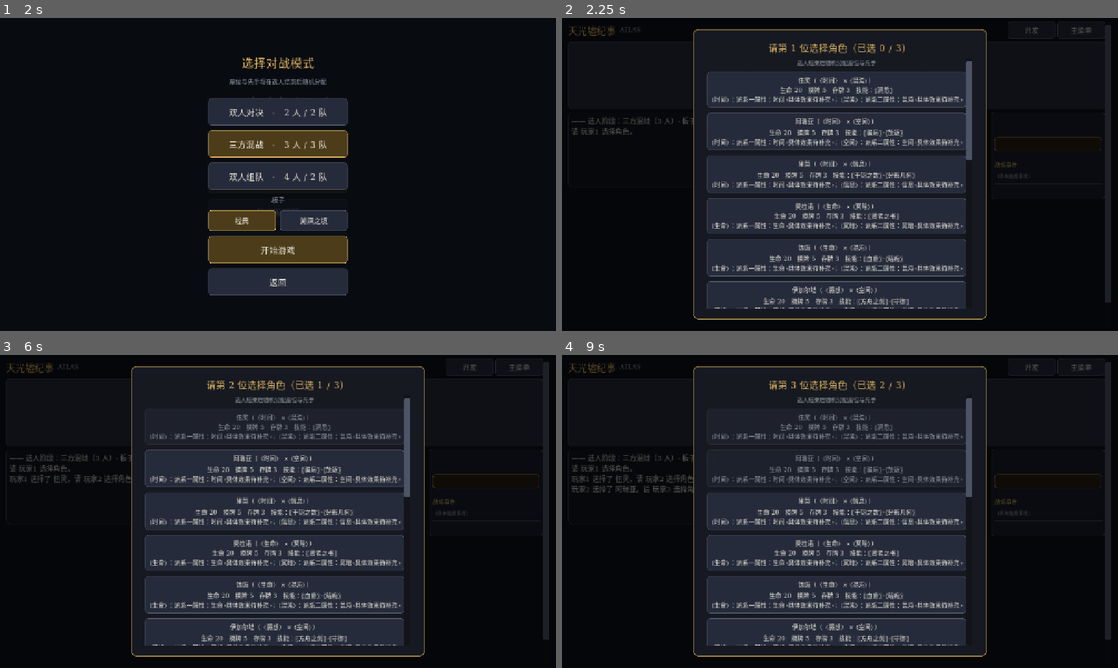
Above: before the commit, frames 1-4 (two rows, left to right).
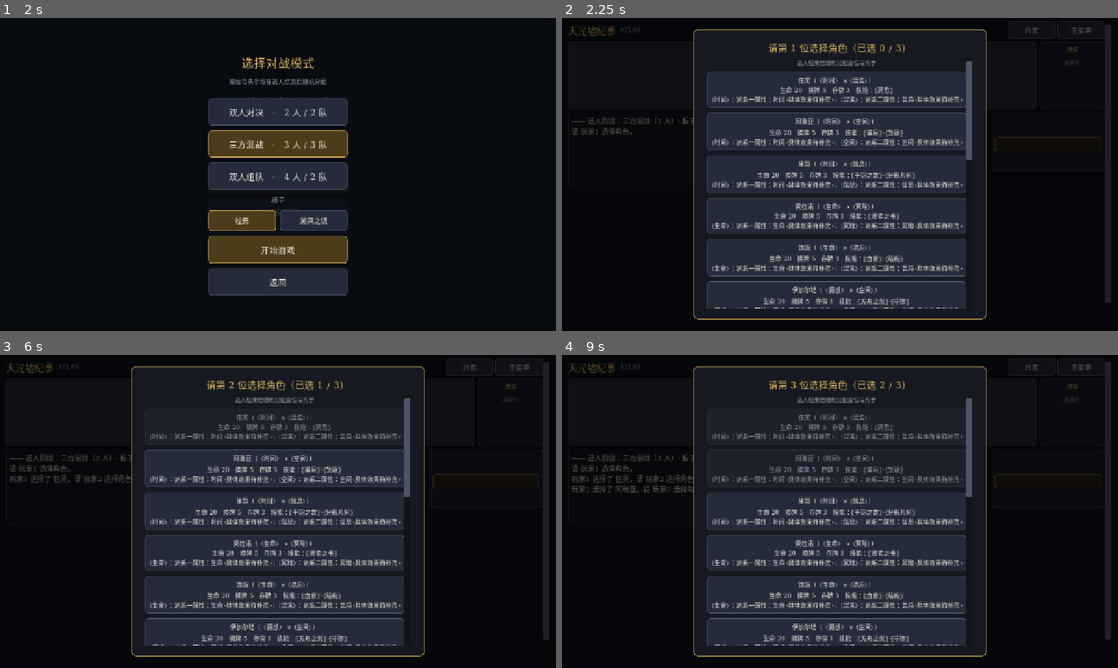
Above: after the commit, the same moments.

Repository: horror003/Atlas-AnOddCardGame
Game: Godot game, scene res://scenes/launcher.tscn
The game is run twice, just before and just after one commit, with the same random seed, the same clock (stepped at 60 frames per second) and the same inputs.
Inputs (mouse positions are in pixels of both pictures, inside the frame that each line leads up to):
- Up to frame 1 (2 s): click "开始对战" at 0.5 s; click "开始对战" at 1.25 s
- Up to frame 2 (2.25 s): click "开始游戏" at 2 s
- Up to frame 3 (6 s): click "开发" at 2.75 s; click "主菜单" at 3.5 s; click (94, 411) at 4.27 s; click (83, 411) at 5.02 s; click (272, 411) at 5.77 s
- Up to frame 4 (9 s): click (801, 411) at 6.52 s; click (1017, 411) at 7.27 s; click (962, 411) at 8.02 s; click "阿瑞亚（〈时间〉 × 〈空间〉） 生命 20 摸牌 5 存…" at 8.75 s

Frame 1 is identical in both runs. In frame 2, 0.1% of the frame differs, in the area x 77-98%, y 7-58%; in frame 3, 0.1%; in frame 4, 0.1%.

Commit message:
feat：战场事件栏移至玩家面板行右侧，面板横向压缩

Diff:
--- a/scripts/main.gd
+++ b/scripts/main.gd
@@ -276,11 +276,39 @@
 	menu_btn.pressed.connect(func(): get_tree().change_scene_to_file("res://scenes/launcher.tscn"))
 	top.add_child(menu_btn)
 
-	# 玩家面板（2 人 1×2 / 3 人 1×3 / 4 人 2×2），兼作目标选择按钮与拖放目标
+	# 玩家面板行：左为面板网格（2 人 1×2 / 3 人 1×3 / 4 人 2×2），右为战场状态栏
+	var players_row := HBoxContainer.new()
+	players_row.add_theme_constant_override("separation", 8)
+	root.add_child(players_row)
 	players_bar = GridContainer.new()
 	players_bar.add_theme_constant_override("h_separation", 10)
 	players_bar.add_theme_constant_override("v_separation", 6)
-	root.add_child(players_bar)
+	players_bar.size_flags_horizontal = Control.SIZE_EXPAND_FILL
+	players_row.add_child(players_bar)
+	# 战场状态栏：最近触发的特殊事件等战场信息，点击查看事件全文
+	var field_panel := PanelContainer.new()
+	field_panel.add_theme_stylebox_override("panel", UITheme.flat(UITheme.BG_PANEL, UITheme.BORDER, 8, 1))
+	field_panel.custom_minimum_size = Vector2(120 if UITheme.is_mobile() else 150, 0)
+	players_row.add_child(field_panel)
+	var field_vbox := VBoxContainer.new()
+	field_vbox.add_theme_constant_override("separation", 4)
+	field_panel.add_child(field_vbox)
+	var event_title := Label.new()
+	event_title.text = "战场"
+	event_title.horizontal_alignment = HORIZONTAL_ALIGNMENT_CENTER
+	event_title.add_theme_color_override("font_color", UITheme.ACCENT)
+	event_title.add_theme_font_size_override("font_size", UITheme.fs(13))
+	field_vbox.add_child(event_title)
+	field_vbox.add_child(HSeparator.new())
+	event_bar = VBoxContainer.new()
+	event_bar.add_theme_constant_override("separation", 3)
+	field_vbox.add_child(event_bar)
+	var event_empty0 := Label.new()
+	event_empty0.text = "（无事件）"
+	event_empty0.horizontal_alignment = HORIZONTAL_ALIGNMENT_CENTER
+	event_empty0.add_theme_font_size_override("font_size", UITheme.fs(11))
+	event_empty0.add_theme_color_override("font_color", UITheme.TEXT_DIM)
+	event_bar.add_child(event_empty0)
 	# 先建 2 个占位面板；_refresh 会按实际板子人数重建
 	_rebuild_player_panels(2)
 
@@ -346,21 +374,6 @@
 	prompt_label = Label.new()
 	prompt_label.autowrap_mode = TextServer.AUTOWRAP_WORD_SMART
 	prompt_panel.add_child(prompt_label)
-	# 战场事件栏：最近触发的特殊事件，点击查看事件全文
-	side.add_child(HSeparator.new())
-	var event_title := Label.new()
-	event_title.text = "战场事件"
-	event_title.add_theme_color_override("font_color", UITheme.ACCENT)
-	event_title.add_theme_font_size_override("font_size", UITheme.fs(13))
-	side.add_child(event_title)
-	event_bar = VBoxContainer.new()
-	event_bar.add_theme_constant_override("separation", 3)
-	side.add_child(event_bar)
-	var event_empty0 := Label.new()
-	event_empty0.text = "（尚未触发事件）"
-	event_empty0.add_theme_font_size_override("font_size", UITheme.fs(11))
-	event_empty0.add_theme_color_override("font_color", UITheme.TEXT_DIM)
-	event_bar.add_child(event_empty0)
 	# 上一回合弃牌信息放在最下方，内容超长时可由侧栏独立滚动查看
 	side.add_child(HSeparator.new())
 	discard_info_label = Label.new()
@@ -681,7 +694,8 @@
 		c.queue_free()
 	if g.recent_events.is_empty():
 		var empty_l := Label.new()
-		empty_l.text = "（尚未触发事件）"
+		empty_l.text = "（无事件）"
+		empty_l.horizontal_alignment = HORIZONTAL_ALIGNMENT_CENTER
 		empty_l.add_theme_font_size_override("font_size", UITheme.fs(11))
 		empty_l.add_theme_color_override("font_color", UITheme.TEXT_DIM)
 		event_bar.add_child(empty_l)
